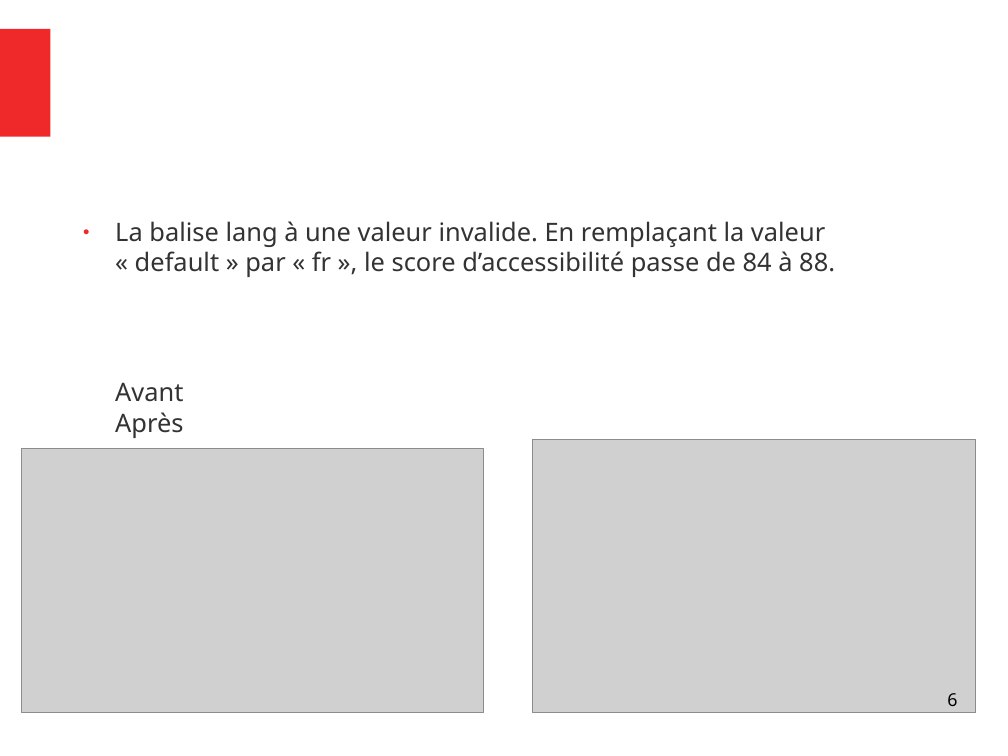
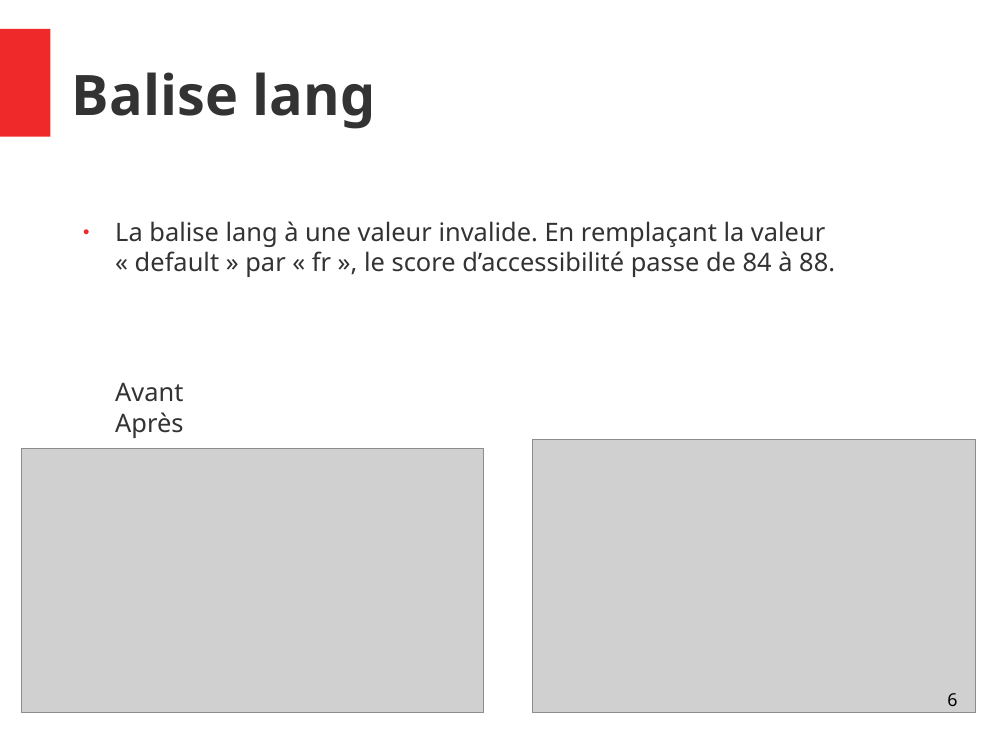
Before and after one commit to Vincent055681/VincentDiRaimondo_4_10052021, a slide deck: slide 6 of audit/Rapport.odp. Drawn at 1008x756 pixels with LibreOffice and Linux fonts; fonts in the diff are those of the drawing; grey boxes stand for pictures. Boxes give left, top, right and bottom in pixels: in the first picture for what was removed or moved away, otherwise in the second. Text is boxed around its words. In the diff, an @@ line names an element or a change of style, - is before the commit and + after.

Commit message:
Modification des balises Alt

```diff
--- a/audit/Rapport.odp
+++ b/audit/Rapport.odp
@@ title added at <box>72,72,376,129</box>, 44 pt, text #333333, bold @@
+Balise lang
```
Also in this commit, not shown: 1 other slide changed, 4 other files.
